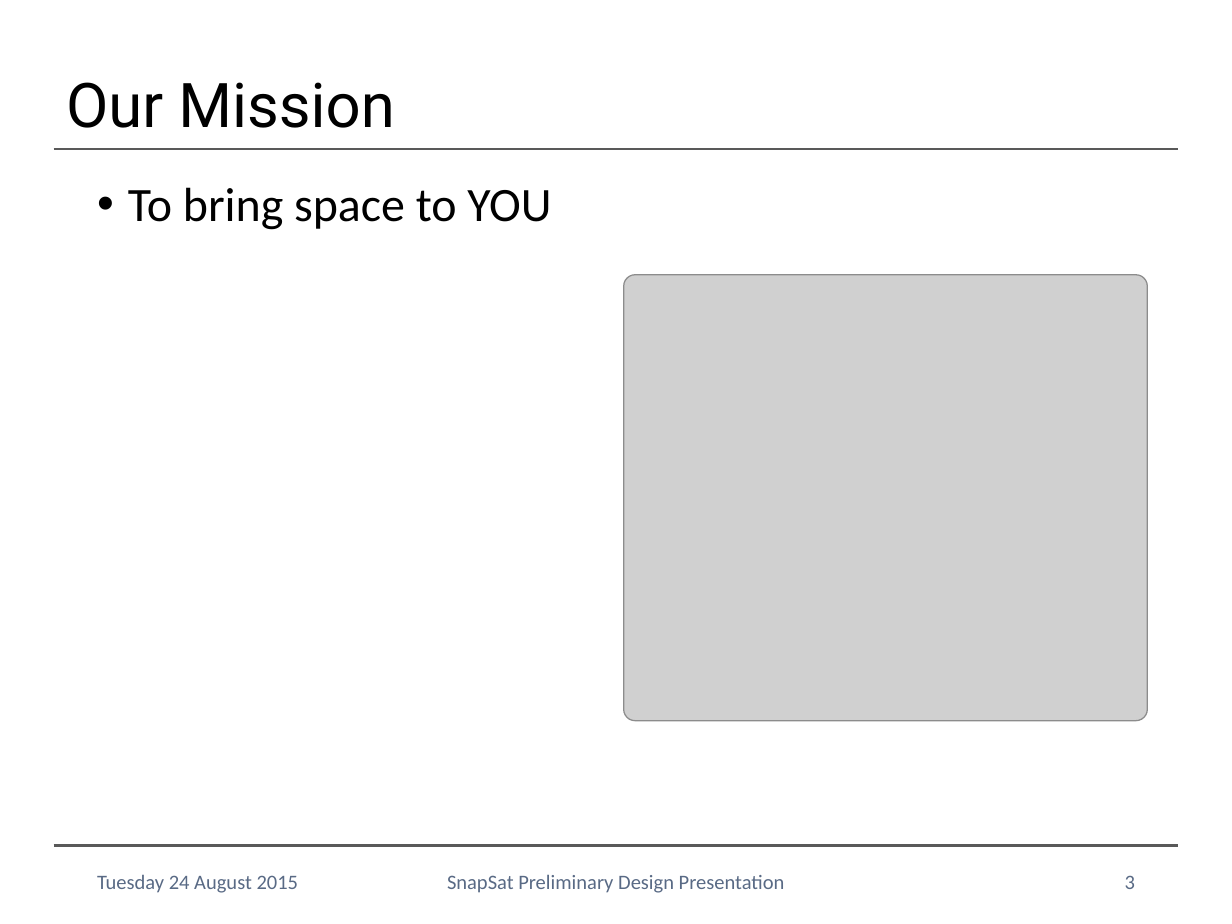
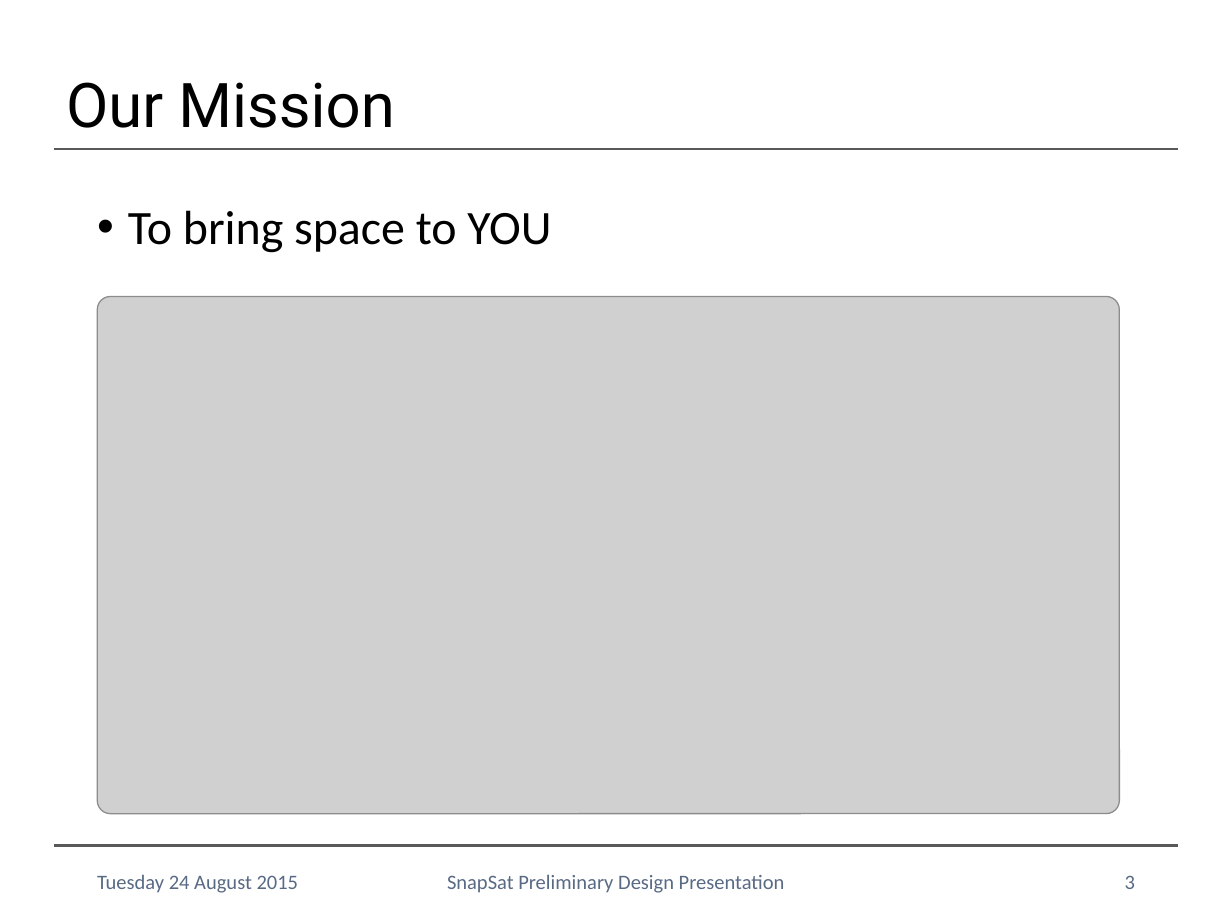
Before and after one commit to NikitaSardesai/AERO3760-Space-Engineering-2, a slide deck: slide 3 of Presentation/SnapSat PDR Presentation.pptx. Drawn at 1232x924 pixels with LibreOffice and Linux fonts; fonts in the diff are those of the drawing; grey boxes stand for pictures; background and template pictures are left out. Boxes give left, top, right and bottom in pixels: in the first picture for what was removed or moved away, otherwise in the second. Text is boxed around its words. In the diff, an @@ line names an element or a change of style, - is before the commit and + after.

Commit message:
presentation

```diff
--- a/Presentation/SnapSat PDR Presentation.pptx
+++ b/Presentation/SnapSat PDR Presentation.pptx
@@ text "To bring space to YOU": place and size @@
-text "To bring space to YOU" at <box>128,187,551,230</box>
+text "To bring space to YOU" at <box>128,210,551,253</box>
@@ picture added at <box>97,297,1120,814</box> @@
@@ picture removed at <box>623,275,1147,721</box> @@
```
